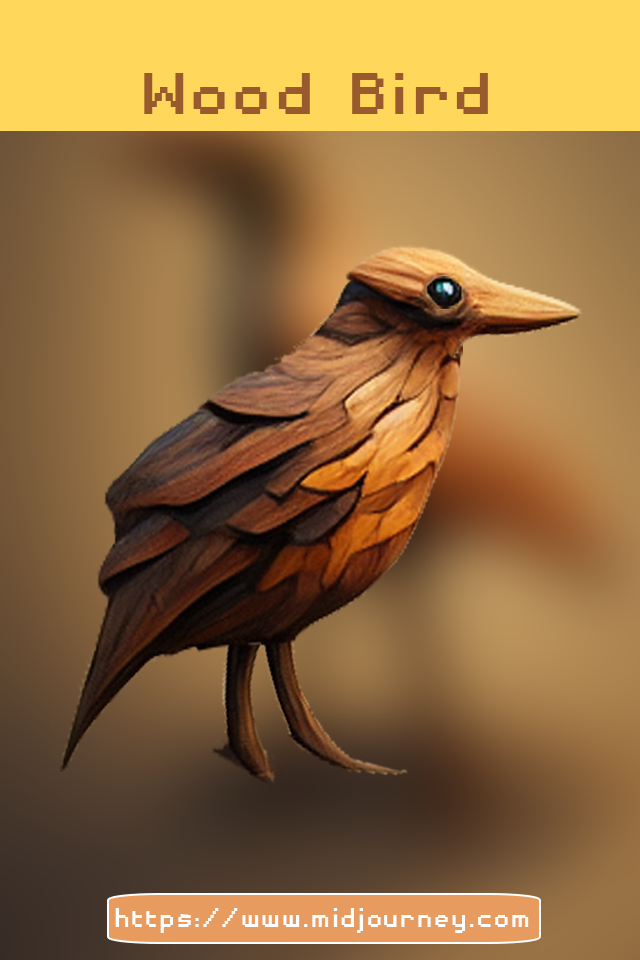
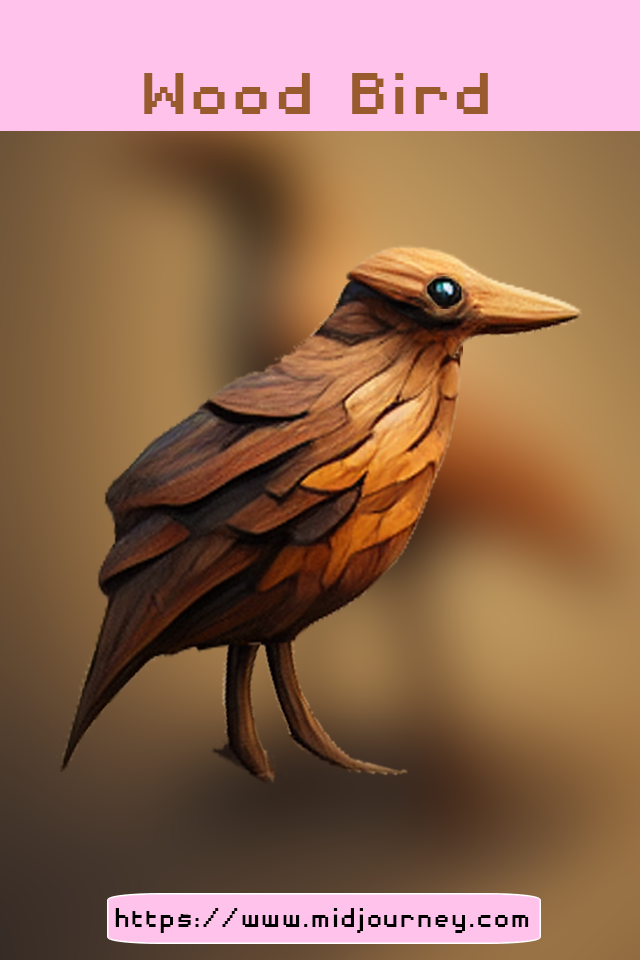
Two versions of the same layered image (640 x 960). Layer-by-layer changes:
painted on "https://www.midjourney.com" over [115, 908, 529, 933]
painted on "link scale=1x1.1x0.1x0x1" over [108, 894, 540, 943]
painted on "Layer 1" over [0, 0, 640, 131]
